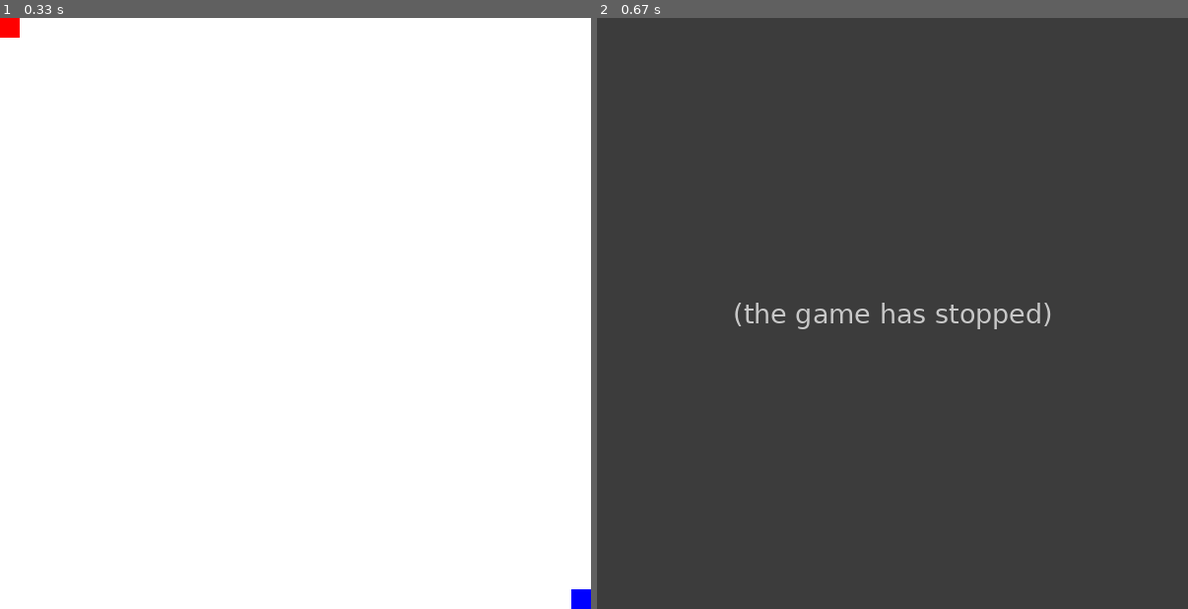
Above: before the commit, frames 1-2 (left to right).
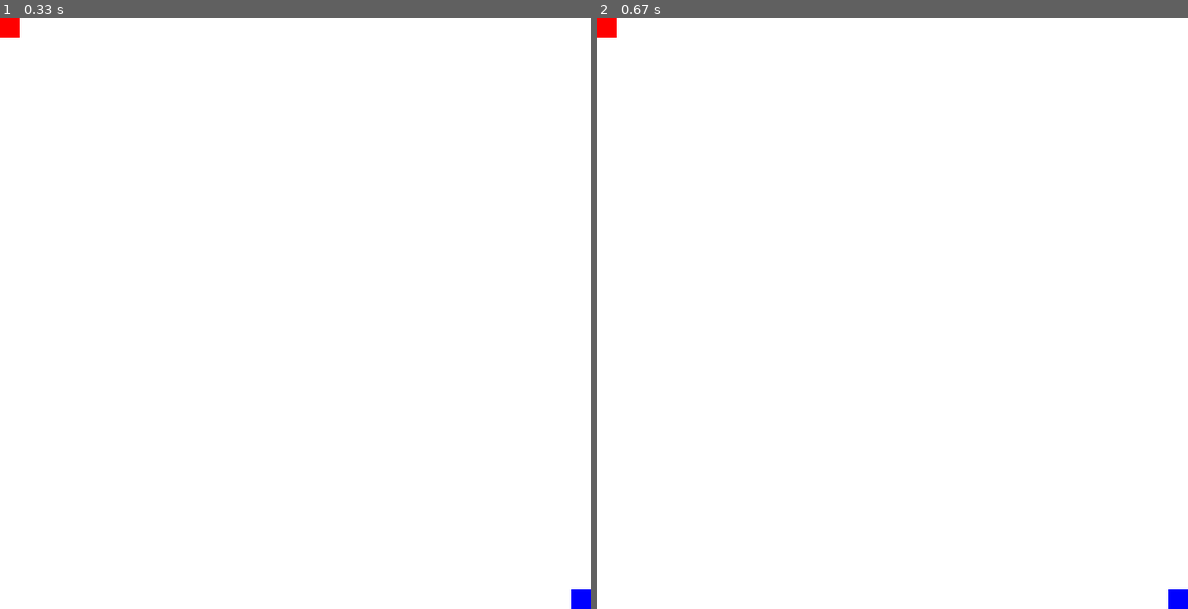
Above: after the commit, the same moments.

Repository: DanielMiao1/lightcycle
Game: pygame game, started from main.py
The game is run twice, just before and just after one commit, with the same random seed, the same clock (stepped at 60 frames per second) and the same inputs.
Inputs:
- Up to frame 1 (0.33 s): no input
- Up to frame 2 (0.67 s): tap D at 0.33 s

Frame 1 is identical in both runs. In frame 2, 100% of the frame differs, in the area x 0-100%, y 0-100%.
Error before the commit: IndexError: list index out of range (main.py line 49); the game stopped at 0.4 s (later frames are placeholders)

Commit message:
updated Grid.playerWon function

Diff:
--- a/main.py
+++ b/main.py
@@ -14,6 +14,12 @@
 N = 30  # N is the number of squares on a side of the screen
 WIDTH = 20  # WIDTH is the size of a square in pixels
 
+from enum import Enum
+
+class Outcome(Enum):
+	none, player1, player2, draw = 0, 1, 2, 3
+
+
 class Bike:
 	def __init__(self, symbol, position, direction):
 		"""Bike Class"""
@@ -31,10 +37,11 @@
 
 	def in_bounds(self) -> bool:
 		"""Returns True if bike is in bounds, False otherwise"""
-		return self.position[0] >= 0 and self.position[0] <= N and self.position[1] >= 0 and self.position[0] <= N
+		return self.position[0] >= 0 and self.position[0] < N and self.position[1] >= 0 and self.position[1] < N
 
 	def __repr__(self):
 		return f"{self.symbol} Bike at {self.position}"
+
 
 class Grid:
 	def __init__(self):
@@ -45,22 +52,38 @@
 	def placeMove(self, player: Bike) -> None:
 		"""Makes a move for player"""
 		#print(player.position[0], player.position[1]
-
 		self.squares[int(player.position[0])][int(player.position[1])] = player.symbol
 
 
-	def playerWon(self, player1, player2): # Playerwon function
-		"""Checks if a player won
-		TODO: If both players exit the board simultaneously (and some other stuff)"""
-		if not player1.in_bounds(): return player2
-		if not player2.in_bounds(): return player1
-		if player1.position == player2.position:
-			return player1, player2
-		if self.squares[player1.position[0]][player1.position[1]] != 0:
-			return player2
-		if self.squares[player2.position[0]][player2.position[1]] != 0:
-			return player1
-		return None
+	def playerWon(self, player1, player2):
+		"""Checks if a player won TODO: If both players exit the board simultaneously (and some other stuff)
+		"""
+		# 1. neither player has won: 0
+		# 2. player 1 won: 1
+		# 3. player 2 won: 2
+		# 4. both players tie: 3
+		# if player1.position == player2.position:
+		# 	return Outcome.draw
+		# check if in bounds
+		if not player1.in_bounds() and not player2.in_bounds():
+			return Outcome.draw
+		if not player1.in_bounds():
+			return Outcome.player2
+		if not player2.in_bounds():
+			return Outcome.player1
+		# one player touches another one
+		player1_position = {"x": int(player1.position[0]), "y": int(player1.position[1])}
+		player2_position = {"x": int(player2.position[0]), "y": int(player2.position[1])}
+		print(self.squares[player1_position["x"]][player1_position["y"]])
+		if self.squares[player1_position["x"]][player1_position["y"]] != ' ' and self.squares[player2_position["x"]][player2_position["y"]] != ' ':
+			print(player1_position)
+			print(self.squares[0][0])
+			return Outcome.draw
+		# if self.squares[player1.position[0]][player1.position[1]] != ' ':
+		# 	return Outcome.player2
+		# if self.squares[player2.position[0]][player2.position[1]] != ' ':
+		# 	return Outcome.player1
+		return Outcome.none
 
 	def paint_screen(self, screen):
 		"""draw every square in the grid onto the screen based on the symbol"""
@@ -85,6 +108,7 @@
 		self.player1 = Bike("R", Vector2(0, -1), Vector2(0, 1)) # Set player1 in the top left corner
 		self.player2 = Bike("B", Vector2(N - 1, N), Vector2(0, -1)) # Set player2 in the bottom right corner
 		self.grid = Grid() # Set grid
+		self.running = True
 
 	def run(self): # The main
 		"""PyGame Main Loop"""
@@ -111,7 +135,7 @@
 						self.player2.changeDirection(Vector2(1, 0))
 					if i.key == pygame.K_w and self.player2.direction != Vector2(0, 1):
 						self.player2.changeDirection(Vector2(0, -1))
-				if i.type == UPDATE: self.update()
+				if i.type == UPDATE and self.running: self.update()
 
 			self.screen.fill((255, 255, 255))
 			self.grid.paint_screen(self.screen)
@@ -126,14 +150,22 @@
 			place move for player 1, place move for player 2
 			check if either player won or if it's a tie
 		"""
+		# Update the position
 		self.player1.update_position()
 		self.player2.update_position()
 
-
-		# if self.player1.in_bounds():
+		player_won = self.grid.playerWon(self.player1, self.player2)
+		if player_won != Outcome.none:
+			print(player_won)
+			self.running = False
+			return
+
+		# Update the grid
 		self.grid.placeMove(self.player1)
-		# if self.player2.in_bounds():
 		self.grid.placeMove(self.player2)
+
+
+
 
 
 		# for row in self.grid.squares:
@@ -170,3 +202,5 @@
 					0
 					0
 					0"""
+
+# go backwards by pressing two keys
Not shown, added: .breakpoints
